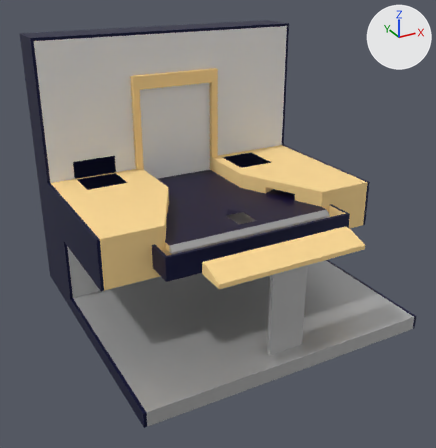
Before and after pictures for a commit that changed the Blender file public/assets/cabinet.blend.
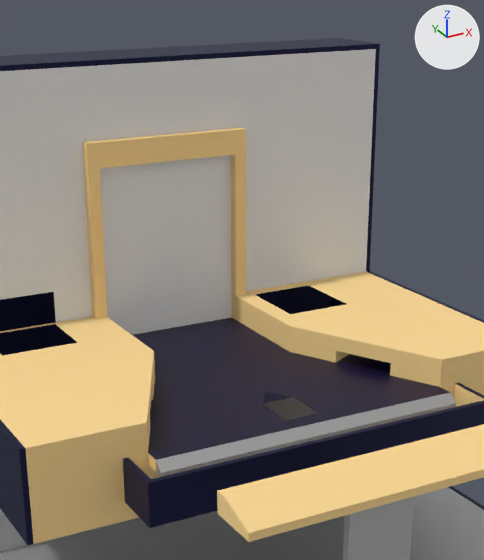
Old and new are each drawn whole from a 50 mm lens placed at (-1.94, -3.89, 1.78), pointed at (-0.06, -0.47, 0.07) and again close up on the part from 20% to 79% of the width and 0% to 67% of the height. The axes (+X, +Y, +Z) are drawn at upper right. The lights are the same throughout. Text is drawn in Blender's own font.

Script lines for the objects in view, before the commit:
```python
me_cabinet = bpy.data.meshes.new('cabinet')
me_cabinet.from_pydata(...)  # 147 vertices, 150 faces; spans x -1.03..1.03, y -1.38..0.64, z -0.62..1.3
me_cabinet.materials.append(mat_cabinet)  # dark blue #090f3f
me_cabinet.materials.append(mat_table)  # beige #ffdb95
me_cabinet.materials.append(mat_table_obstacle)  # beige #ffdb95
me_cabinet.materials.append(mat_base)  # light grey #cfcfcf
me_cabinet.materials.append(mat_floor)  # dark blue #0a002f
me_cabinet.materials.append(mat_floor_center_obstacle)  # dark blue #0a002f
me_cabinet.materials.append(mat_edge_obstacle)  # grey #b8b8b8
me_cabinet.materials.append(mat_gutter_sensor)  # blue #8aa7e7
me_cabinet.materials.append(mat_left_trap_sensor)  # blue #97cee7
me_cabinet.materials.append(mat_right_trap_sensor)  # blue #97cee7
me_cabinet.materials.append(mat_wall_background)  # its picture is missing
me_cabinet_001 = bpy.data.meshes.new('cabinet.001')
me_cabinet_001.from_pydata(...)  # 18 vertices, 9 faces; spans x -0.35..0.35, y 0.28..0.32, z 0.29..1.0
me_cabinet_001.materials.append(mat_table)  # beige #ffdb95
ob_cabinet = bpy.data.objects.new('cabinet', me_cabinet)
ob_cabinet.location = (0.0, 0.0, 0.0)
ob_glass_support = bpy.data.objects.new('glass-support', me_cabinet_001)
ob_glass_support.location = (0.0, 0.0, 0.0)
```
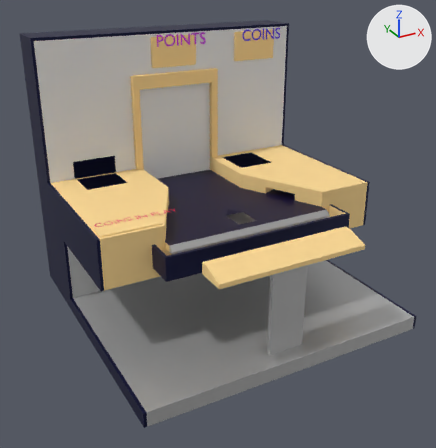
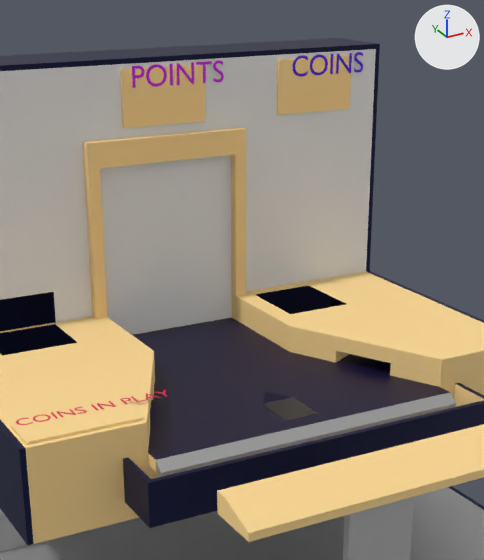
Changed parts and their boxes (x1, y1, x2, y2) in the close-ups (484 x 560 px):
'base-score', added
    after: (120, 65, 206, 128)
'base-coins', added
    after: (277, 55, 351, 115)
'base-score.001', added (beige)
    after: (10, 400, 143, 444)
'score', added
    after: (132, 61, 224, 88)
'coins', added
    after: (293, 52, 363, 77)
'coins-in-play', added
    after: (16, 390, 167, 425)

The change, as a diff of the scene's bpy script:
```diff
--- a/public/assets/cabinet.blend.py
+++ b/public/assets/cabinet.blend.py
@@ mat_score @@
+mat_score = principled_material('score')
+mat_score.base_color = (0.651, 0.0, 0.801)  # pink #d300e7
@@ mat_coins_in_play @@
+mat_coins_in_play = principled_material('coins-in-play')
+mat_coins_in_play.base_color = (0.802, 0.0, 0.0782)  # pink #e7004f
@@ mat_coins @@
+mat_coins = principled_material('coins')
+mat_coins.base_color = (0.0759, 0.0, 0.801)  # purple #4e00e7
@@ mat_table_001 @@
+mat_table_001 = principled_material('table.001')
+mat_table_001.base_color = (1.0, 0.708, 0.301)  # beige #ffdb95
+mat_table_001.roughness = 0.8
@@ me_plane_003 @@
+me_plane_003.from_pydata(...)  # 32 vertices, 17 faces; spans x -0.19..0.21, y -0.004..0.005, z -0.06..0.11
+me_plane_003.materials.append(mat_table_001)  # beige #ffdb95
@@ me_plane_001 @@
+me_plane_001.from_pydata(...)  # 32 vertices, 17 faces; spans x -0.18..0.18, y -0.004..0.006, z -0.11..0.11
+me_plane_001.materials.append(mat_table)  # beige #ffdb95
@@ me_plane @@
+me_plane.from_pydata(...)  # 32 vertices, 17 faces; spans x -0.217..0.217, y -0.116..0.116, z -0.005..0.005
+me_plane.materials.append(mat_table)  # beige #ffdb95
@@ txt_score @@
+txt_score = bpy.data.curves.new('score', 'FONT')
+txt_score.body = 'POINTS'
+txt_score.materials.append(mat_score)  # pink #d300e7
+txt_score.size = 0.12
+txt_score.offset_x = -0.144
+txt_score.offset_y = -0.0204
@@ txt_coins_in_play @@
+txt_coins_in_play = bpy.data.curves.new('coins-in-play', 'FONT')
+txt_coins_in_play.body = 'COINS IN PLAY'
+txt_coins_in_play.materials.append(mat_coins_in_play)  # pink #e7004f
+txt_coins_in_play.size = 0.08
+txt_coins_in_play.offset_x = -0.185
+txt_coins_in_play.offset_y = -0.0136
@@ txt_coins @@
+txt_coins = bpy.data.curves.new('coins', 'FONT')
+txt_coins.body = 'COINS'
+txt_coins.materials.append(mat_coins)  # purple #4e00e7
+txt_coins.size = 0.12
+txt_coins.offset_x = -0.119
+txt_coins.offset_y = -0.0204
@@ ob_score @@
+ob_score = bpy.data.objects.new('score', txt_score)
+ob_score.location = (0.0, 0.309, 1.21)
+ob_score.rotation_euler = (1.571, 0.0, 0.0)  # degrees (90, 0, 0)
@@ ob_coins_in_play @@
+ob_coins_in_play = bpy.data.objects.new('coins-in-play', txt_coins_in_play)
+ob_coins_in_play.location = (-0.8, -0.62, 0.301)
@@ ob_coins @@
+ob_coins = bpy.data.objects.new('coins', txt_coins)
+ob_coins.location = (0.7, 0.309, 1.21)
+ob_coins.rotation_euler = (1.571, 0.0, 0.0)  # degrees (90, 0, 0)
@@ ob_base_score_001 @@
+ob_base_score_001 = bpy.data.objects.new('base-score.001', me_plane_003)
+ob_base_score_001.location = (-0.81, -0.65, 0.295)
+ob_base_score_001.rotation_euler = (1.571, 0.0, 0.0)  # degrees (90, 0, 0)
@@ ob_base_score @@
+ob_base_score = bpy.data.objects.new('base-score', me_plane_001)
+ob_base_score.location = (0.0, 0.314, 1.15)
@@ ob_base_coins @@
+ob_base_coins = bpy.data.objects.new('base-coins', me_plane)
+ob_base_coins.location = (0.7, 0.315, 1.15)
+ob_base_coins.rotation_euler = (1.571, 0.0, 0.0)  # degrees (90, 0, 0)
+ob_base_coins.scale = (0.831, 0.949, 1.0)
```
